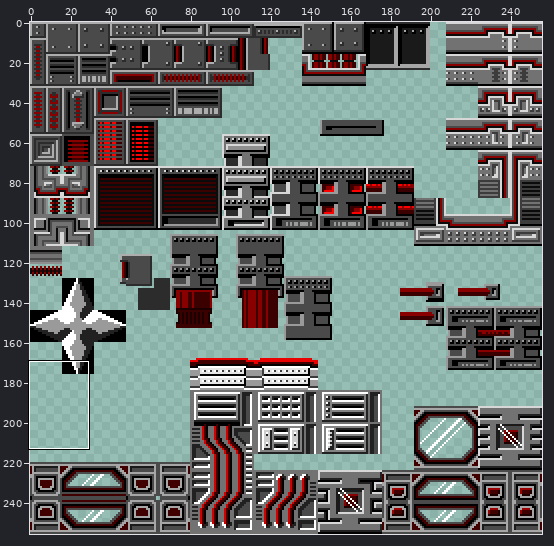
Sprite sheet -- resources/spritesheets/tiles/testtiles8.png. The picture above shows the old version from afar; the outline marks the close-up.
Close-up. As it was:
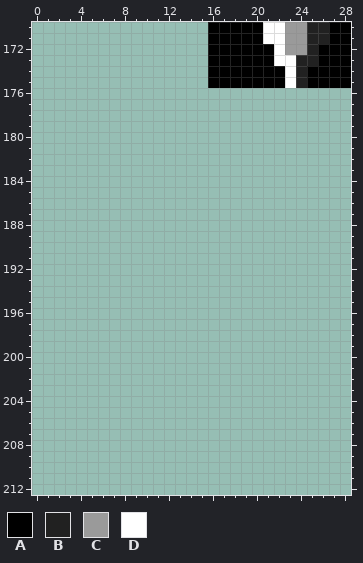
The file is 256x256 pixels. Colours within 5 levels of each other are drawn and written as one. Shown: x 0..28, y 170..212.
Palette (. is transparent): A #000000  B #212121  C #9a9a9a  D #ffffff
Pixels before, first column x 16:
170 AAAAADDCCBBAA
171 AAAAADDCCBBAA
172 AAAAAADCCBAAA
173 AAAAAADDBBAAA
174 AAAAAAADBAAAA
175 AAAAAAADBAAAA
After:
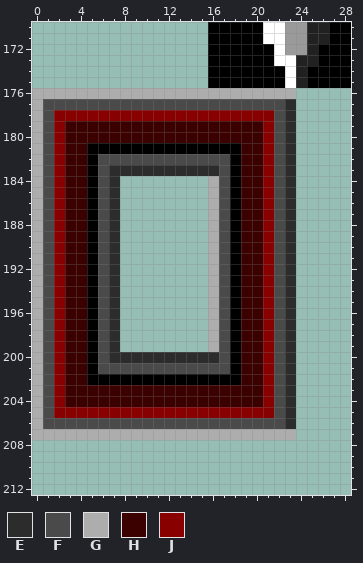
Colours new in this view: E #2c2c2c  F #4a4a4a  G #adadad  H #3b0000  J #880000
Diff:
The edit adds colour A in row 181 at x 5 to 18; in rows 182 to 201 at x 5 and 18; in row 202 at x 5 to 18.
The edit adds colour E in rows 177 to 182 at x 23; in row 183 at x 7 to 16 and 23; in rows 184 to 199 at x 7 and 23; in row 200 at x 7 to 16 and 23; in rows 201 to 206 at x 23.
The edit adds colour F in row 177 at x 1 to 22; in rows 178 to 181 at x 1 and 22; in row 182 at x 1, 6 to 17 and 22; in rows 183 to 200 at x 1, 6, 17 and 22; in row 201 at x 1, 6 to 17 and 22; in rows 202 to 205 at x 1 and 22.
The edit adds colour F in row 206 at x 1 to 22.
The edit adds colour G in row 176 at x 0 to 23; in rows 177 to 183 at x 0; in rows 184 to 199 at x 0 and 16; in rows 200 to 206 at x 0; in row 207 at x 0 to 23.
The edit adds colour H in rows 179 to 180 at x 3 to 20; in rows 181 to 202 at x 3 to 4 and 19 to 20; in rows 203 to 204 at x 3 to 20.
The edit adds colour J in row 178 at x 2 to 21; in rows 179 to 204 at x 2 and 21; in row 205 at x 2 to 21.
Pixel boxes of the changes (left, top, right, bottom) in both close-ups:
added: (32, 88, 296, 440)
